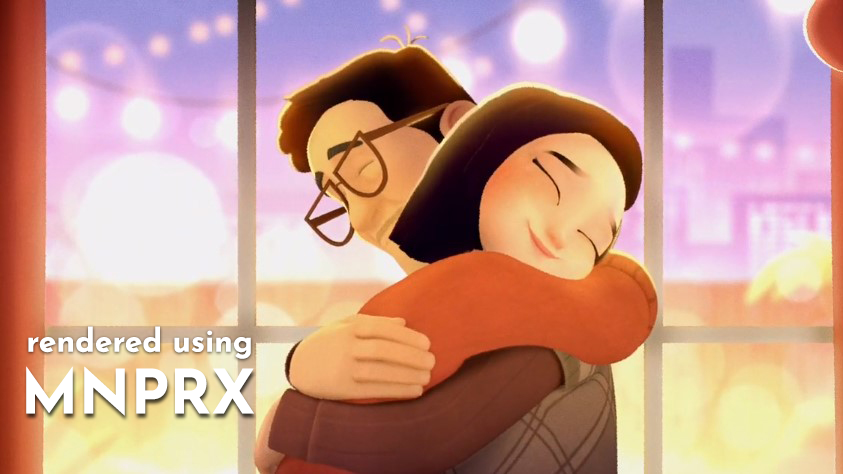
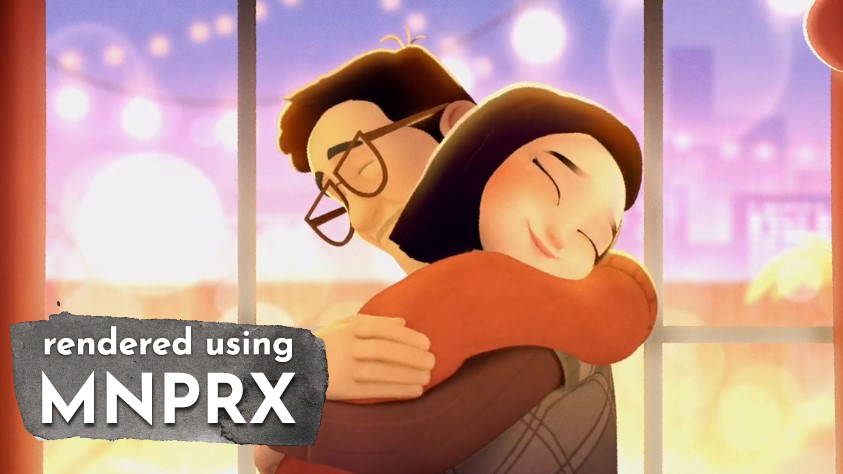
The second 843px x 474px image is a revision of the first. Changes to its layers:
painted on "rendered using" over [28, 326, 292, 362]
painted on "MNPRX" over [26, 366, 296, 426]
added layer "black-watercolor-brush-stroke-2-27" above "Background" over [9, 300, 329, 447]
